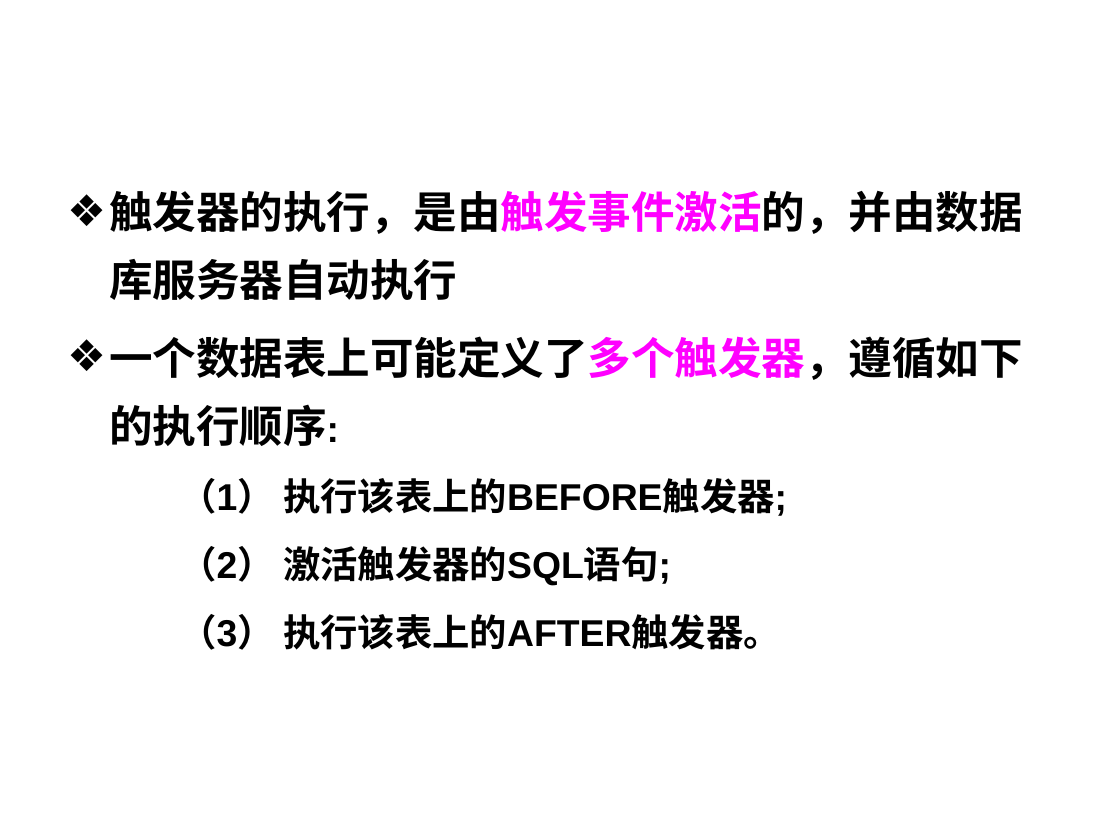
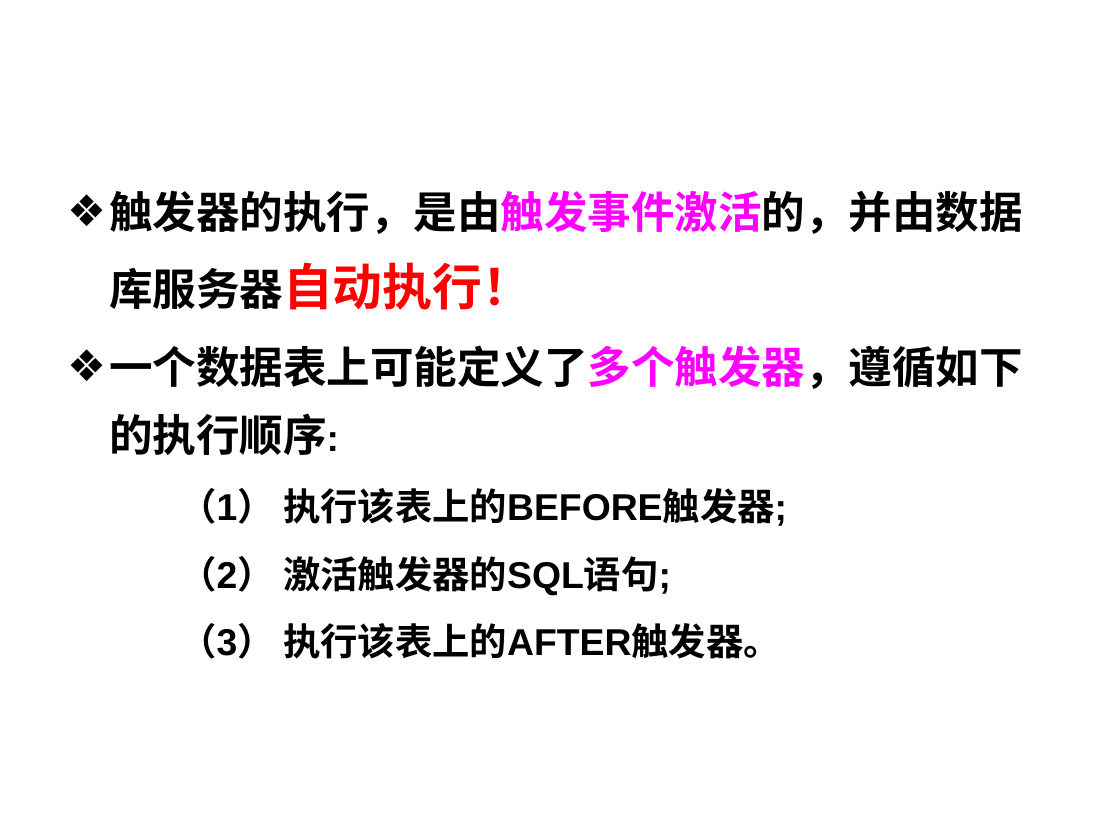
Before and after one commit to HBU/DataBase, a slide deck: slide 52 of PPT/DB第05章2016.4.11.ppt. Drawn at 1120x840 pixels with LibreOffice and Linux fonts; fonts in the diff are those of the drawing; background and template pictures are left out. Boxes give left, top, right and bottom in pixels: in the first picture for what was removed or moved away, otherwise in the second. Text is boxed around its words. In the diff, an @@ line names an element or a change of style, - is before the commit and + after.

```diff
--- a/PPT/DB第05章2016.4.11.ppt
+++ b/PPT/DB第05章2016.4.11.ppt
@@ text at box(109, 190, 1022, 310): text changed @@
-❖ 触发器的执行，是由触发事件激活的，并由数据库服务器自动执行
+❖ 触发器的执行，是由触发事件激活的，并由数据库服务器自动执行！
```
Also in this commit, not shown: 2 other slides changed, 5 other files.
